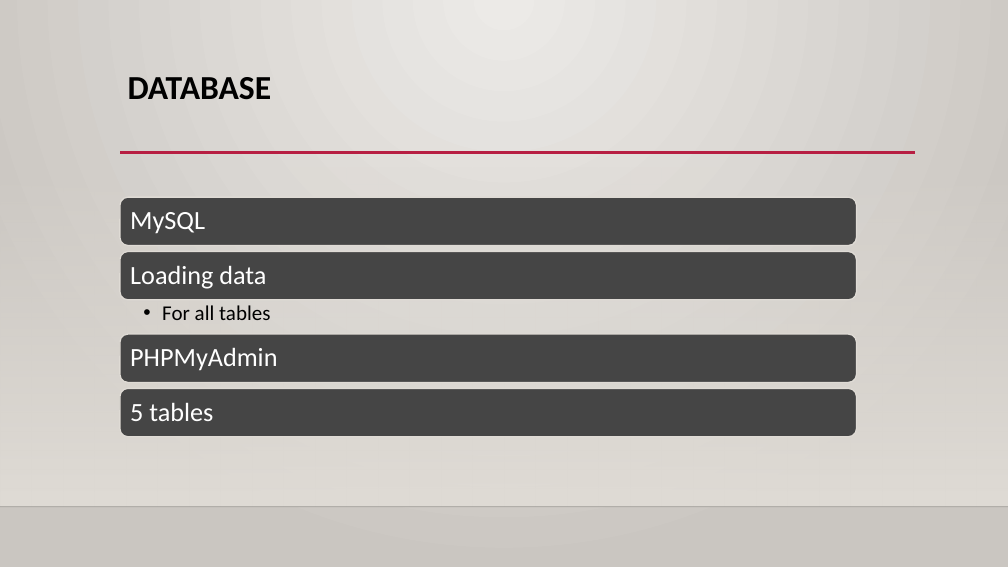
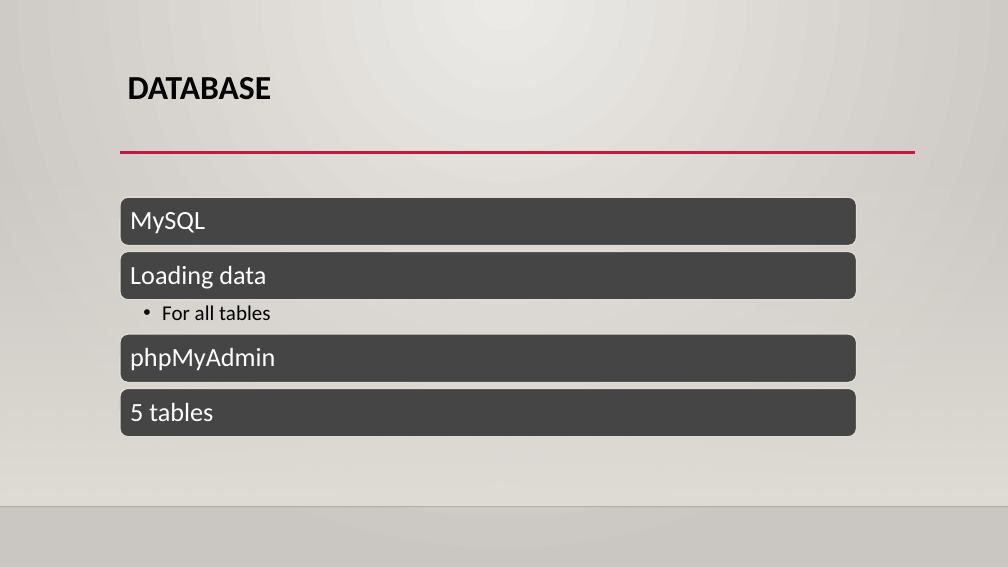
Before and after one commit to MoriczJanos113C/TechShop, a slide deck: slide 7 of project dokumentumok/Projekt bemutató.pptx. Drawn at 1008x567 pixels with LibreOffice and Linux fonts; fonts in the diff are those of the drawing; background and template pictures are left out. Boxes give left, top, right and bottom in pixels: in the first picture for what was removed or moved away, otherwise in the second. Text is boxed around its words. In the diff, an @@ line names an element or a change of style, - is before the commit and + after.

```diff
--- a/project dokumentumok/Projekt bemutató.pptx
+++ b/project dokumentumok/Projekt bemutató.pptx
@@ text at [130,348,275,371]: text changed @@
-PHPMyAdmin
+phpMyAdmin
```
Also in this commit, not shown: 5 other slides changed, 8 other files.
